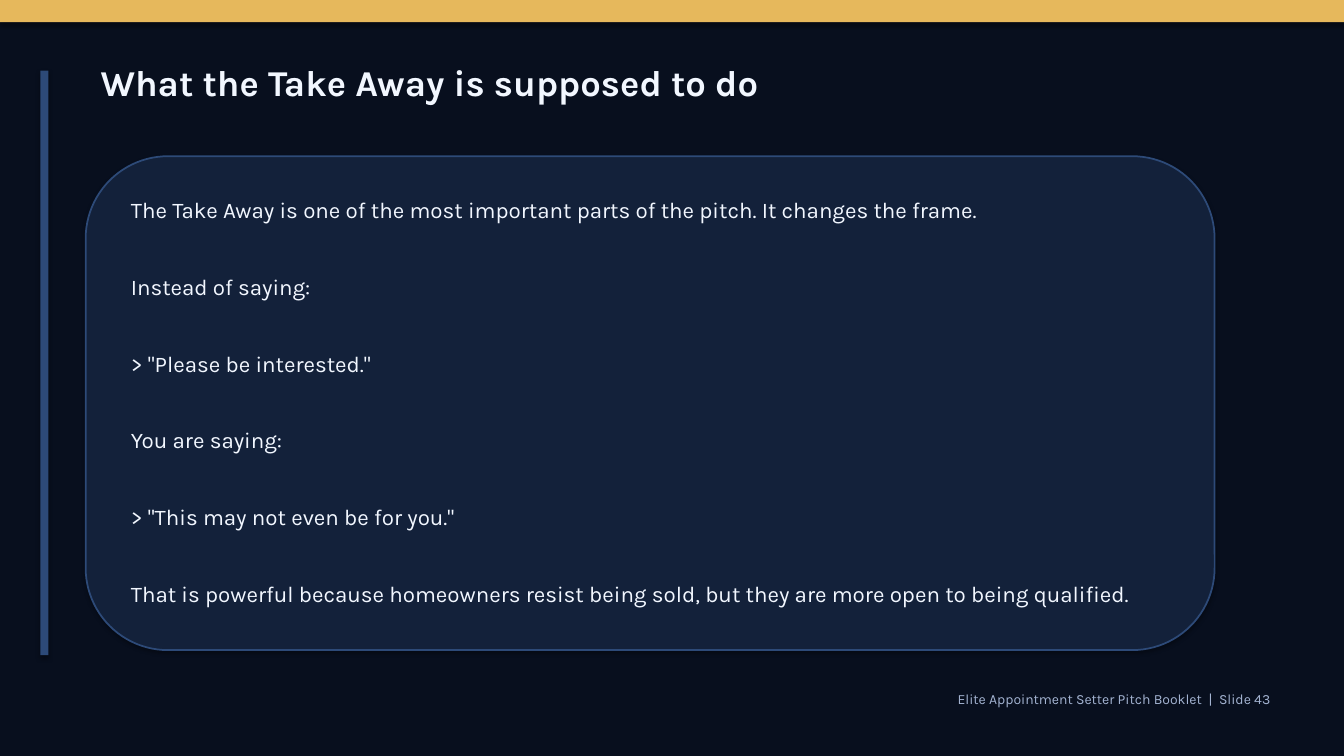
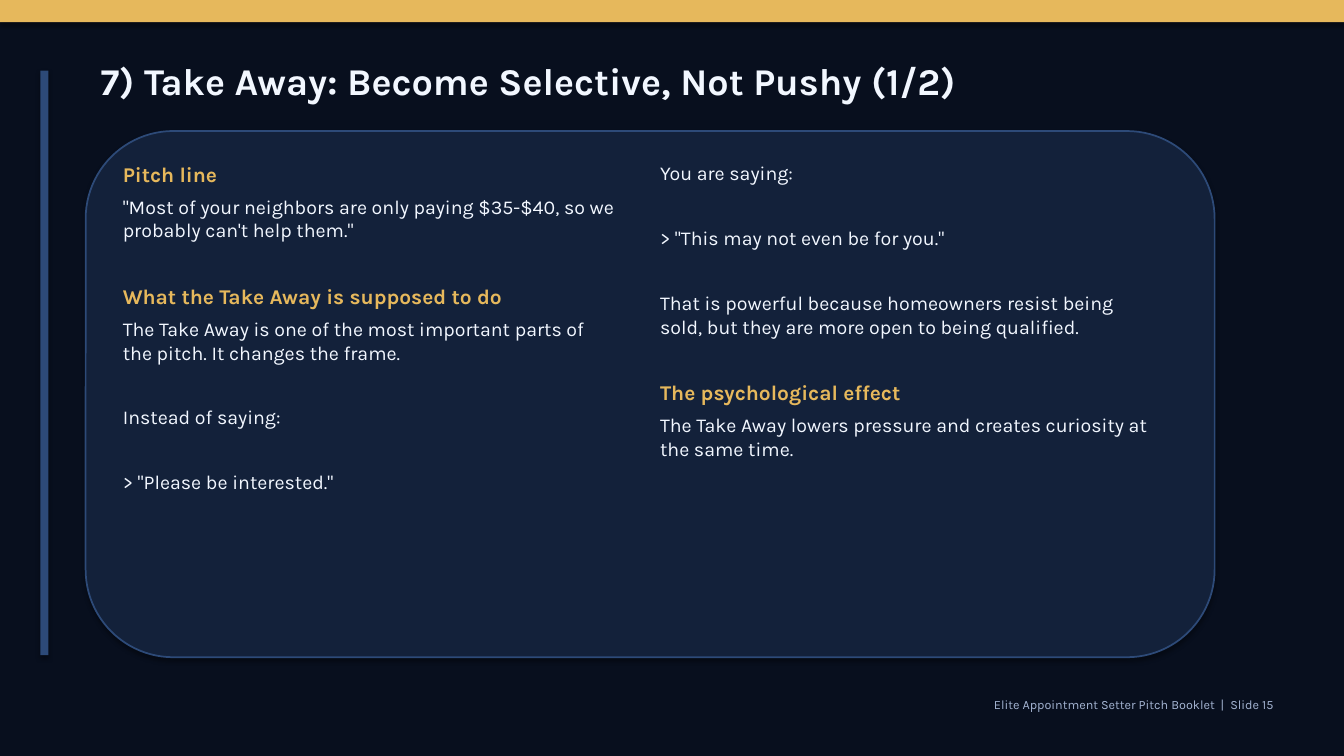
Before and after one commit to rvargas112902-ship-it/Solar-project, a slide deck: slide 15 of deliverables/APPOINTMENT_SETTER_HANDBOOK_ELITE_DECK.pptx (slide 43 before the commit). Drawn at 1344x756 pixels with LibreOffice and Linux fonts; fonts in the diff are those of the drawing. Boxes give left, top, right and bottom in pixels: in the first picture for what was removed or moved away, otherwise in the second. Text is boxed around its words. In the diff, an @@ line names an element or a change of style, - is before the commit and + after.

```diff
--- a/deliverables/APPOINTMENT_SETTER_HANDBOOK_ELITE_DECK.pptx
+++ b/deliverables/APPOINTMENT_SETTER_HANDBOOK_ELITE_DECK.pptx
@@ text at (x1=101, y1=66, x2=955, y2=104): text changed; size 26 to 27 pt @@
-What the Take Away is supposed to do
+7) Take Away: Become Selective, Not Pushy (1/2)
@@ rounded rectangle resized from (x1=86, y1=156, x2=1215, y2=650) to (x1=86, y1=131, x2=1215, y2=657) @@
@@ text "Pitch line" moved from (x1=131, y1=202, x2=1129, y2=608) to (x1=123, y1=167, x2=614, y2=490) @@
@@ text at (x1=123, y1=167, x2=614, y2=310): paragraphs added @@
+Pitch line
+"Most of your neighbors are only paying $35-$40, so we probably can't help them."
+What the Take Away is supposed to do
@@ text added at (x1=660, y1=166, x2=1147, y2=457), 14 pt, text #F2F7FF @@
+You are saying:
+> "This may not even be for you."
+That is powerful because homeowners resist being sold, but they are more open to being qualified.
+The psychological effect
+The Take Away lowers pressure and creates curiosity at the same time.
@@ text at (x1=123, y1=322, x2=583, y2=490): size 16 to 14 pt in "The Take Away is one of the ...", "Instead of saying:", "> "Please be interested.""; less space between paragraphs @@
@@ text at (x1=131, y1=432, x2=1129, y2=608): paragraphs removed @@
-You are saying:
-> "This may not even be for you."
-That is powerful because homeowners resist being sold, but they are more open to being qualified.
@@ text at (x1=994, y1=700, x2=1273, y2=712): text changed; size 10 to 9 pt @@
-Elite Appointment Setter Pitch Booklet | Slide 43
+Elite Appointment Setter Pitch Booklet | Slide 15
```
Also in this commit, not shown: 78 other slides changed, 58 slides removed.
